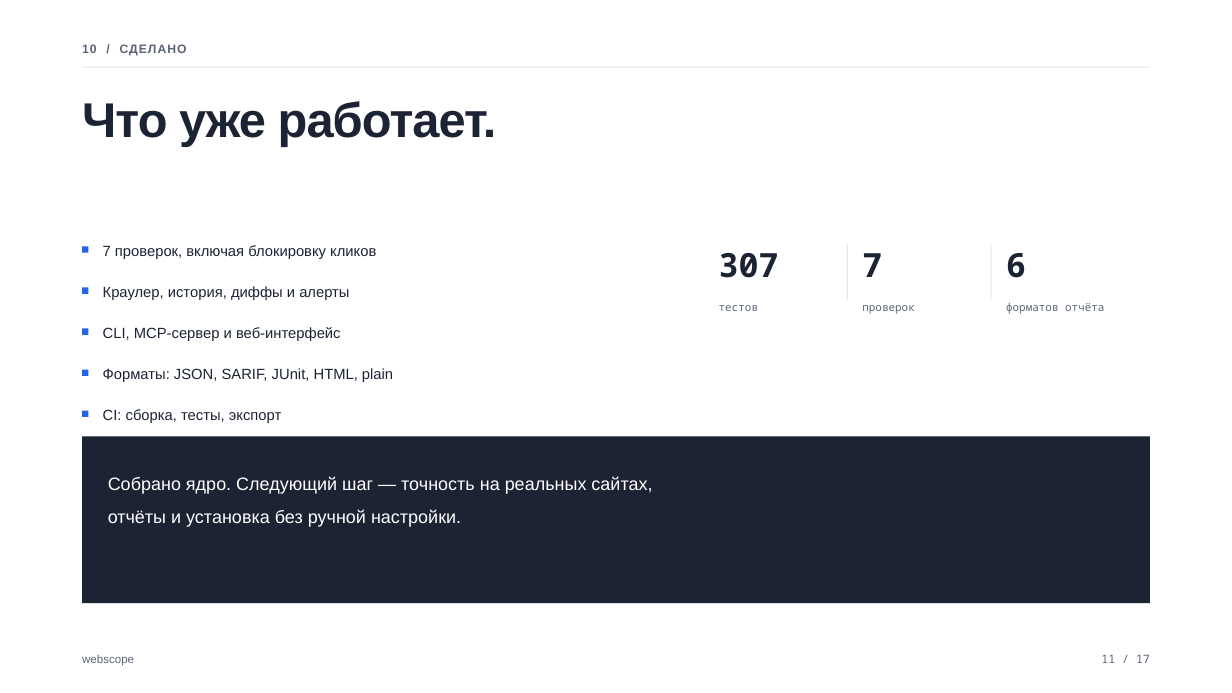
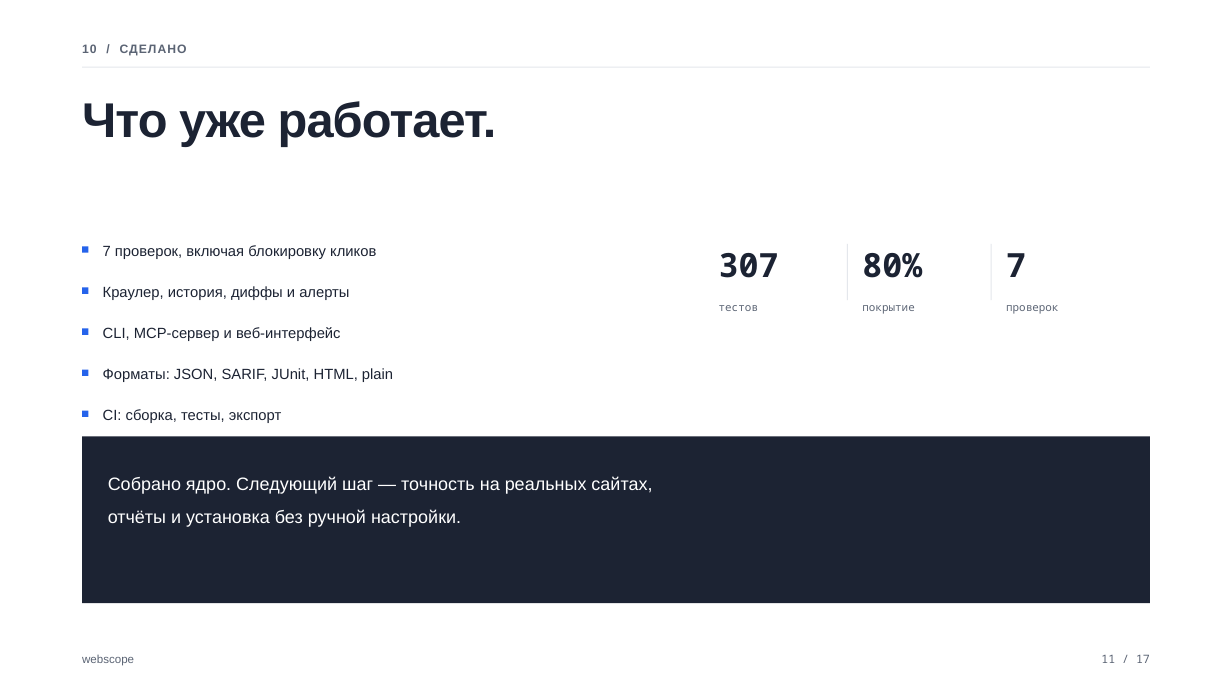
Before and after one commit to xDefox/qa-startup, a slide deck: slide 11 of pitch/webscope-pitch.pptx. Drawn at 1232x693 pixels with LibreOffice and Linux fonts; fonts in the diff are those of the drawing. Boxes give left, top, right and bottom in pixels: in the first picture for what was removed or moved away, otherwise in the second. Text is boxed around its words. In the diff, an @@ line names an element or a change of style, - is before the commit and + after.

```diff
--- a/pitch/webscope-pitch.pptx
+++ b/pitch/webscope-pitch.pptx
@@ text added at (x1=862, y1=253, x2=922, y2=278), 26 pt, text #1C2333, bold @@
+80%
@@ text "7" moved from (x1=862, y1=253, x2=882, y2=277) to (x1=1006, y1=253, x2=1026, y2=277) @@
@@ text removed at (x1=1006, y1=253, x2=1026, y2=278) @@
-6
@@ text "проверок" moved from (x1=862, y1=305, x2=914, y2=314) to (x1=1006, y1=305, x2=1058, y2=314) @@
@@ text added at (x1=862, y1=305, x2=914, y2=314), 8.5 pt, text #5B6474 @@
+покрытие
@@ text removed at (x1=1006, y1=303, x2=1104, y2=314) @@
-форматов отчёта
```
Also in this commit, not shown: 13 other files.
